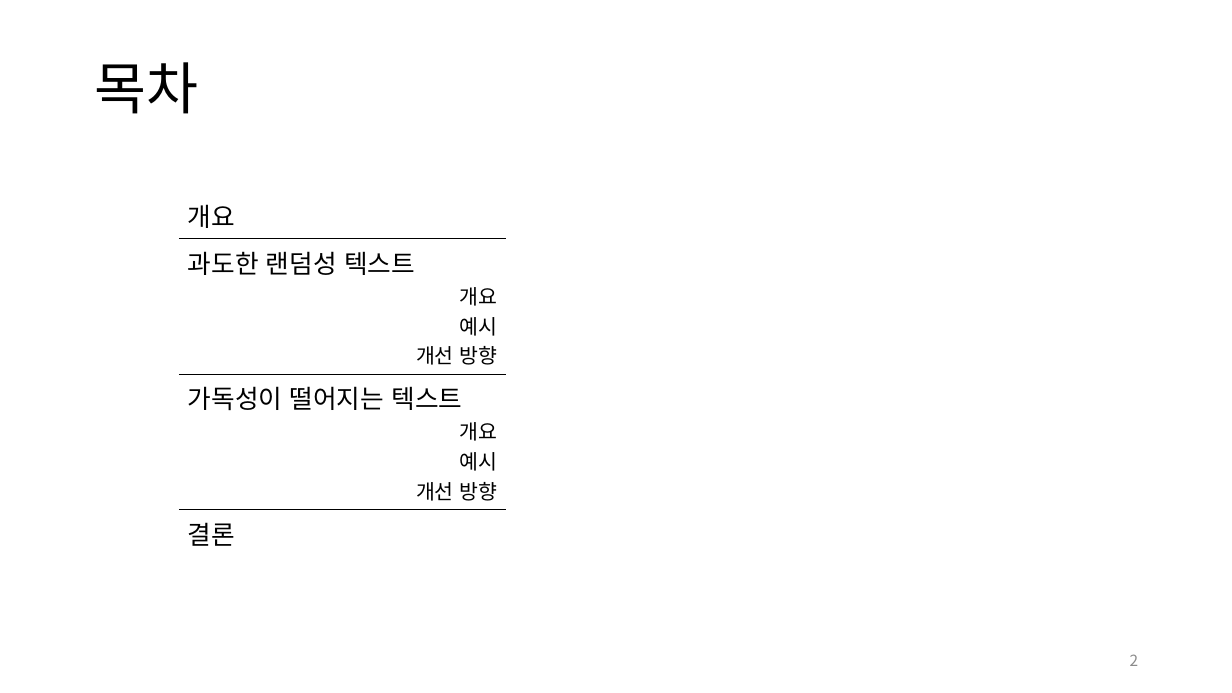
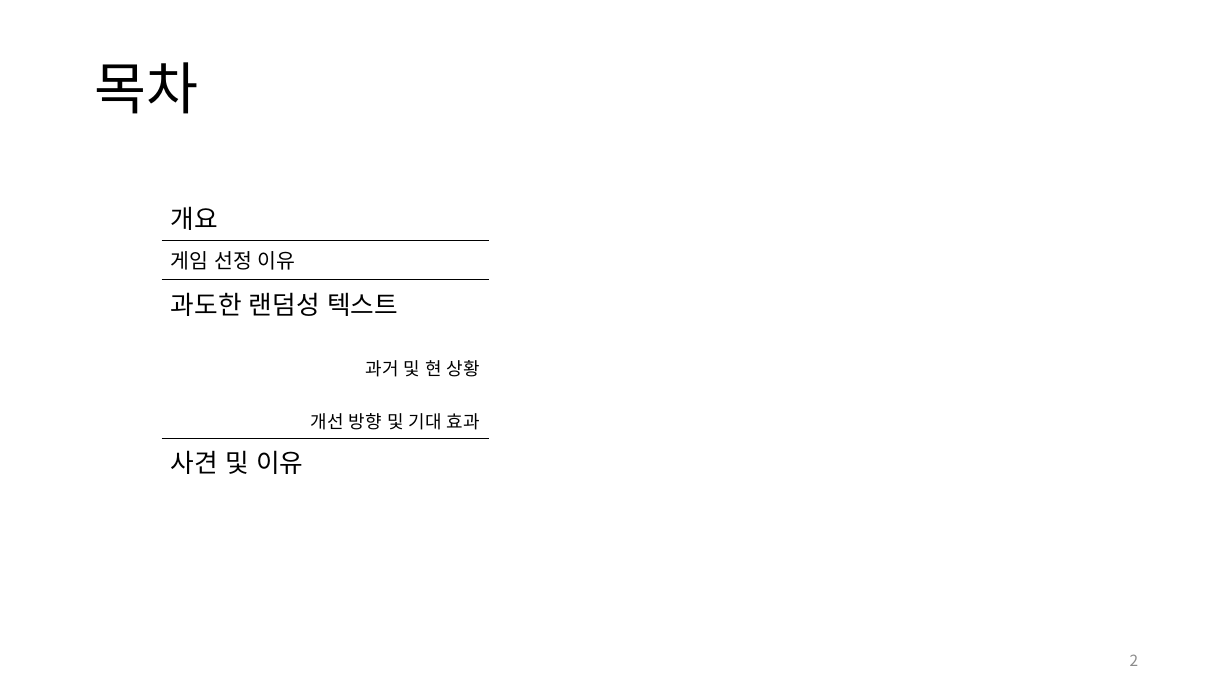
Before and after one commit to yjk0401/unityenginebasic_9th, a slide deck: slide 2 of 기획/하스스톤/카드게임(하스스톤,섀도우버스,yugioh masterduel) 분석서.pptx. Drawn at 1232x693 pixels with LibreOffice and Linux fonts; fonts in the diff are those of the drawing. Boxes give left, top, right and bottom in pixels: in the first picture for what was removed or moved away, otherwise in the second. Text is boxed around its words. In the diff, an @@ line names an element or a change of style, - is before the commit and + after.

```diff
--- a/기획/하스스톤/카드게임(하스스톤,섀도우버스,yugioh masterduel) 분석서.pptx
+++ b/기획/하스스톤/카드게임(하스스톤,섀도우버스,yugioh masterduel) 분석서.pptx
@@ table at box(162, 194, 489, 478) @@
-row 2, column 1: 과도한 랜덤성 텍스트 / 개요 / 예시 / 개선 방향
+row 2, column 1: 게임 선정 이유
-row 3, column 1: 가독성이 떨어지는 텍스트 / 개요 / 예시 / 개선 방향
+row 3, column 1: 과도한 랜덤성 텍스트 / 과거 및 현 상황 / 개선 방향 및 기대 효과
-row 4, column 1: 결론
+row 4, column 1: 사견 및 이유
@@ table: place and size @@
-table at box(178, 192, 506, 550)
+table at box(162, 194, 489, 478)
```
Also in this commit, not shown: 6 other slides changed, 2 slides removed, 17 other files.
